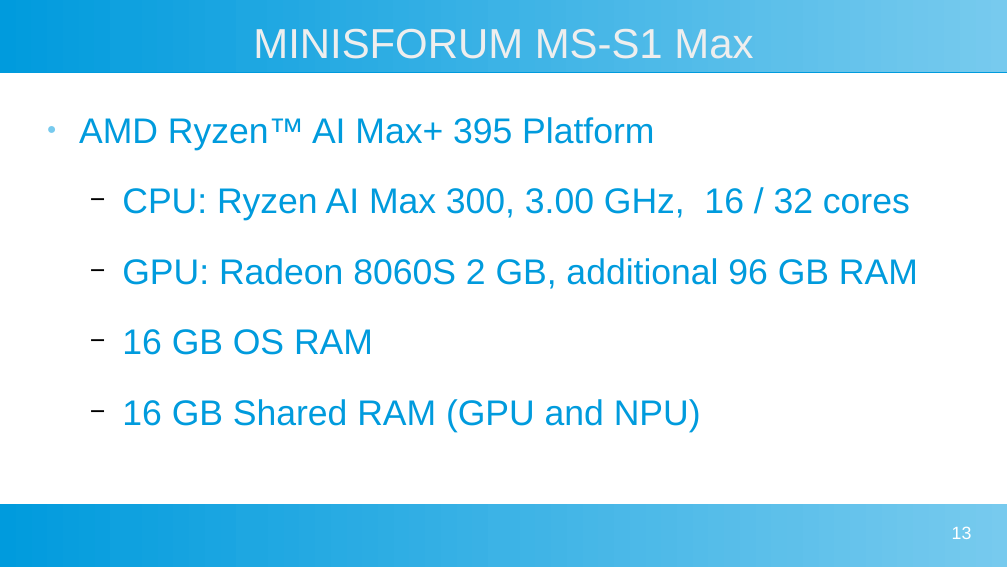
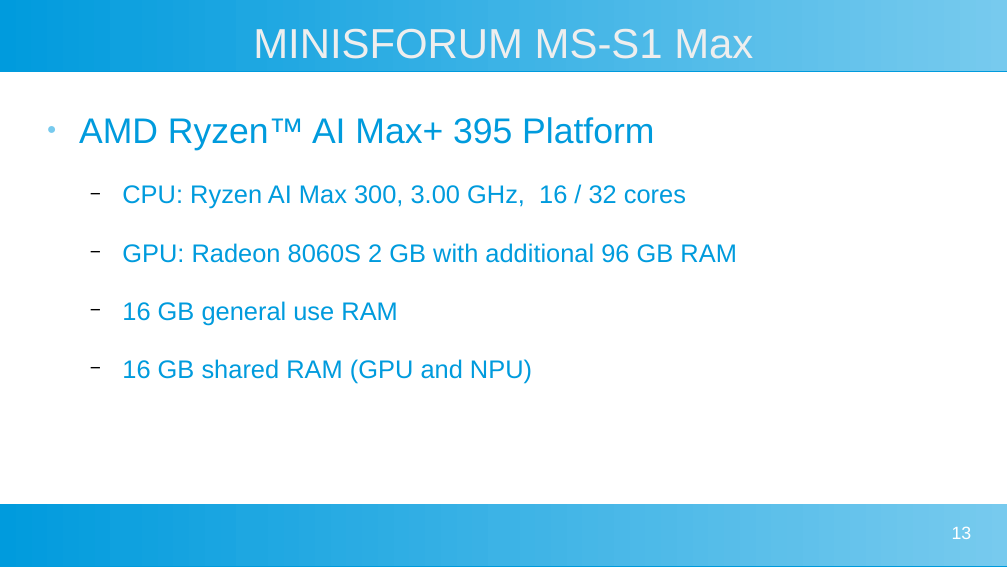
Before and after one commit to DarlowieTechnology/a_bridge_too_far, a slide deck: slide 13 of architecture/Project Presentation v1.pptx. Drawn at 1008x567 pixels with LibreOffice and Linux fonts; fonts in the diff are those of the drawing. Boxes give left, top, right and bottom in pixels: in the first picture for what was removed or moved away, otherwise in the second. Text is boxed around its words. In the diff, an @@ line names an element or a change of style, - is before the commit and + after.

```diff
--- a/architecture/Project Presentation v1.pptx
+++ b/architecture/Project Presentation v1.pptx
@@ text at [122,185,686,209]: size 28 to 20 pt in "CPU: Ryzen AI Max 300, 3.00 GHz, ..." @@
@@ text at [122,243,736,383]: text changed; size 28 to 20 pt @@
-  − GPU: Radeon 8060S 2 GB, additional 96 GB RAM
-  − 16 GB OS RAM
-  − 16 GB Shared RAM (GPU and NPU)
+  − GPU: Radeon 8060S 2 GB with additional 96 GB RAM
+  − 16 GB general use RAM
+  − 16 GB shared RAM (GPU and NPU)
```
Also in this commit, not shown: 3 other slides changed, 4 slides added, 1 other file.
